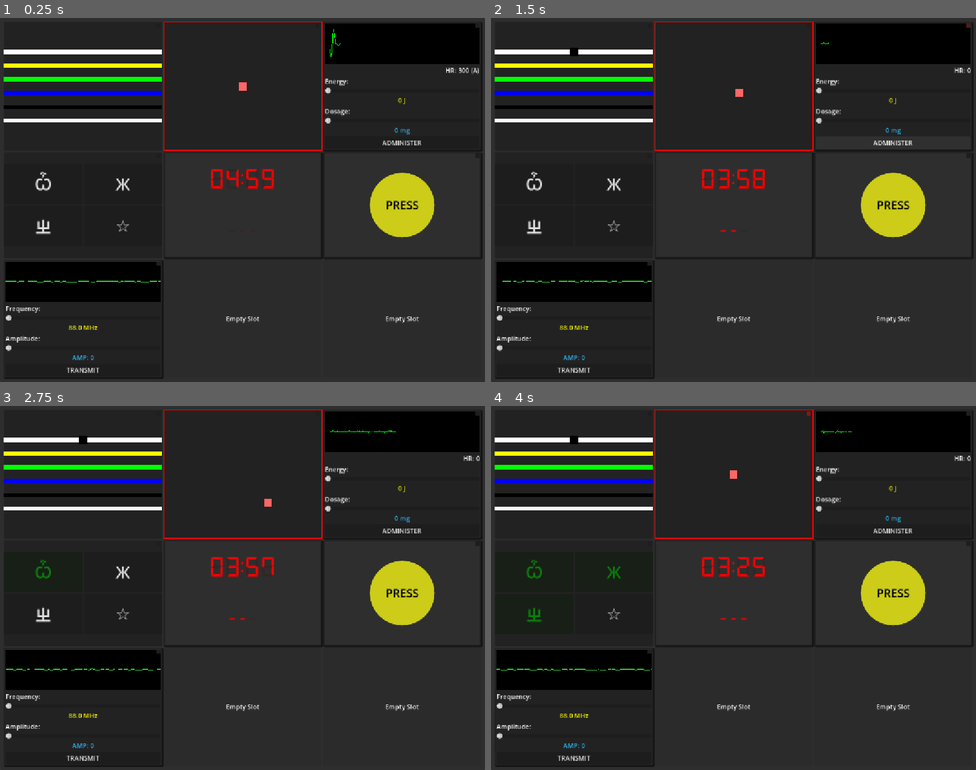
Above: before the commit, frames 1-4 (two rows, left to right).
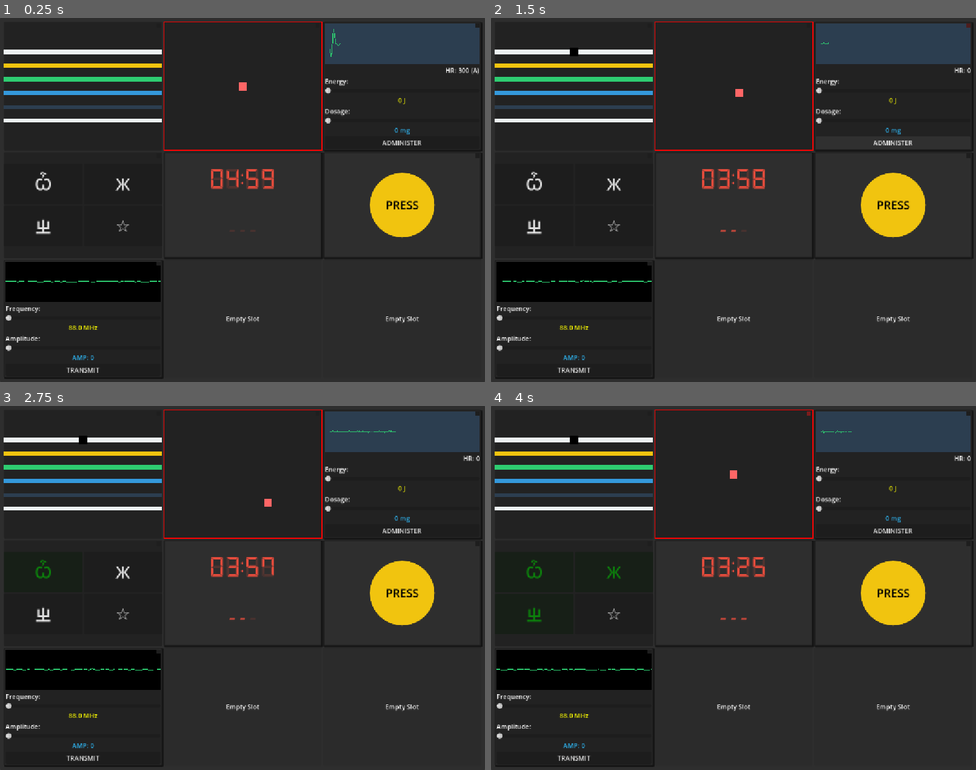
Above: after the commit, the same moments.

Repository: yutianzhe30/KeepTalkingOL
Game: Godot game, scene res://main.tscn
Two runs of this game, one before a commit and one after it. Both use one fixed random seed, a clock stepped at 60 frames per second and the inputs below.
Inputs (mouse positions are in pixels of both pictures, inside the frame that each line leads up to):
- Up to frame 1 (0.25 s): no input
- Up to frame 2 (1.5 s): click (573, 50) at 0.52 s; click "ADMINISTER" at 1.25 s
- Up to frame 3 (2.75 s): click "Ѽ" at 2 s
- Up to frame 4 (4 s): click "Ж" at 2.75 s; click "ㄓ" at 3.5 s

The runs differ from the first frame. In frame 1, 7.3% of the frame differs, in the area x 0-99%, y 1-73%; in frame 2, 7.3%; in frame 3, 7.2%; in frame 4, 7.3%.

Commit message:
update colours

Diff:
--- /dev/null
+++ b/Scripts/GlobalColors.gd
@@ -0,0 +1,17 @@
+class_name GlobalColors
+
+const COLOR_RED = Color("E74C3C") # Alizarin
+const COLOR_RED_DARK = Color("C0392B") # Pomegranate
+const COLOR_GREEN = Color("2ECC71") # Emerald
+const COLOR_GREEN_DARK = Color("27AE60") # Nephritis
+const COLOR_BLUE = Color("3498DB") # Peter River
+const COLOR_BLUE_DARK = Color("2980B9") # Belize Hole
+const COLOR_YELLOW = Color("F1C40F") # Sun Flower
+const COLOR_YELLOW_DARK = Color("F39C12") # Orange
+const COLOR_WHITE = Color("ECF0F1") # Clouds
+const COLOR_BLACK = Color("2C3E50") # Nearly Pitch Black
+const COLOR_TEXT_LIGHT = Color("ECF0F1")
+const COLOR_TEXT_DARK = Color("2C3E50")
+
+# Helpers
+const COLOR_TRANSPARENT_RED = Color(0.9, 0.3, 0.23, 0.2) # Adjusted for ghost background
--- a/Scripts/Modules/ECGModule.gd
+++ b/Scripts/Modules/ECGModule.gd
@@ -37,6 +37,10 @@
 	display_width = ecg_display_rect.size.x - 20
 	display_height = ecg_display_rect.size.y - 20
 	rng.randomize()
+
+	# Apply Global Colors
+	ecg_line.default_color = GlobalColors.COLOR_GREEN
+	ecg_display_rect.color = GlobalColors.COLOR_BLACK
 
 	administer_btn.pressed.connect(_on_administer_pressed)
 	energy_slider.value_changed.connect(_on_energy_changed)
--- a/Scripts/Modules/PressModule.gd
+++ b/Scripts/Modules/PressModule.gd
@@ -11,10 +11,10 @@
 
 # Config
 const COLORS = {
-	"Red": Color(0.8, 0.1, 0.1),
-	"Blue": Color(0.1, 0.1, 0.8),
-	"Yellow": Color(0.8, 0.8, 0.1),
-	"White": Color(0.9, 0.9, 0.9)
+	"Red": GlobalColors.COLOR_RED,
+	"Blue": GlobalColors.COLOR_BLUE,
+	"Yellow": GlobalColors.COLOR_YELLOW,
+	"White": GlobalColors.COLOR_WHITE
 }
 
 const TEXTS = ["PRESS", "HOLD", "ABORT", "DETONATE"]
--- a/Scripts/Modules/RadioModule.gd
+++ b/Scripts/Modules/RadioModule.gd
@@ -178,7 +178,7 @@
 		points.append(Vector2(x, y))
 
 	waveform_line.points = points
-	waveform_line.default_color = Color(0.2, 0.8, 0.2).lerp(Color(0.2, 1.0, 0.2), signal_strength)
+	waveform_line.default_color = GlobalColors.COLOR_GREEN
 
 func _on_transmit_pressed():
 	if state == ModuleState.SOLVED: return
--- a/Scripts/Modules/TimerModule.gd
+++ b/Scripts/Modules/TimerModule.gd
@@ -10,6 +10,13 @@
 var strike_count: int = 0
 
 func _ready():
+	# Apply Global Colors
+	label.add_theme_color_override("font_color", GlobalColors.COLOR_RED)
+	strike_label.add_theme_color_override("font_color", GlobalColors.COLOR_RED)
+
+	$VBoxContainer/TimerContainer/BackgroundLabel.add_theme_color_override("font_color", GlobalColors.COLOR_TRANSPARENT_RED)
+	$VBoxContainer/StrikeContainer/BackgroundLabel.add_theme_color_override("font_color", GlobalColors.COLOR_TRANSPARENT_RED)
+
 	update_display()
 	update_strike_display()
 	# Optional: Start automatically for testing
--- a/Scripts/Modules/WireModule.gd
+++ b/Scripts/Modules/WireModule.gd
@@ -31,7 +31,14 @@
 	setup_rules()
 
 func get_random_color() -> Color:
-	var colors = [Color.RED, Color.BLUE, Color.YELLOW, Color.GREEN, Color.WHITE, Color.BLACK]
+	var colors = [
+		GlobalColors.COLOR_RED,
+		GlobalColors.COLOR_BLUE,
+		GlobalColors.COLOR_YELLOW,
+		GlobalColors.COLOR_GREEN,
+		GlobalColors.COLOR_WHITE,
+		GlobalColors.COLOR_BLACK
+	]
 	return colors.pick_random()
 
 func setup_rules():
Not shown, added: Scripts/GlobalColors.gd.uid
